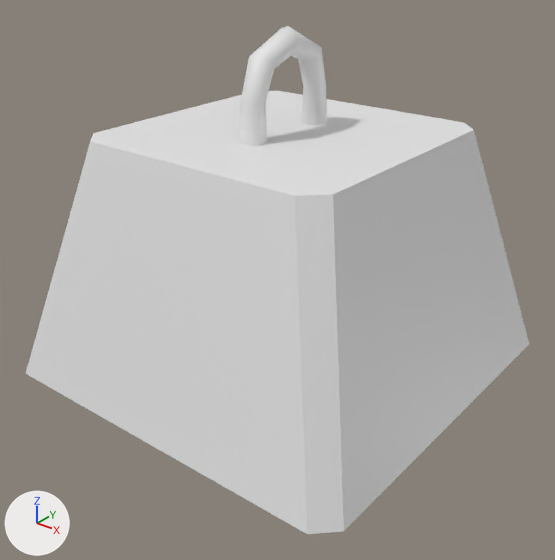
Two versions of the Blender file SourceFiles/Weight.blend, one commit apart.
The view is the same before and after, from a 50 mm lens placed at (1.58, -2.02, 1.75), pointed at (0.03, -0.08, 0.55). The lights are fixed; the arrows at lower left show +X, +Y and +Z.
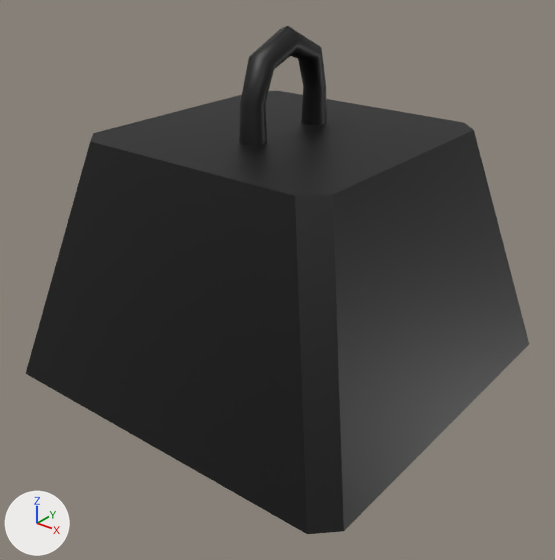
Location of each change, [x1, y1, x2, y2] in pixels of the pictures (555 x 560 px):
'Cube', surface changed (grey to black): [26, 26, 529, 534] in both

What the commit changed:
Picture 'ColorPalette.png' (img_colorpalette_png) is new.
In material 'Material' (mat_material), base_color is no longer (0.8, 0.8, 0.8), white #e7e7e7.
In material 'Material' (mat_material), texture is now set to img_colorpalette_png.
me_cube has 50 vertices, 36 faces and spans x -0.72..0.72, y -0.72..0.0, z 0.039..1.414.
me_cube is used by ob_cube; location (0.0, 0.0, 0.0).
me_cube part 1: texture (UV) coordinates of 36 of 36 faces, centred in x -0.605..0.605, y -0.605..-0.052, z 0.039..1.372, changed; they spanned u 0.0..1.0, v 0.0..1.0 and now span u 0.84..0.98, v 0.65..0.79.
